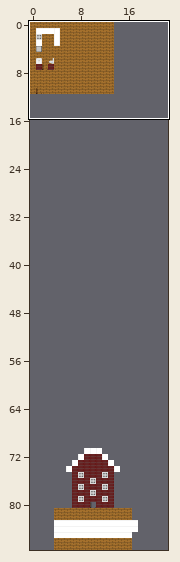
An edit to a level. Tiled map, assets/maps/home.tmx. Above, an overview of the earlier version with the close-up marked.
Close-up. Earlier state:
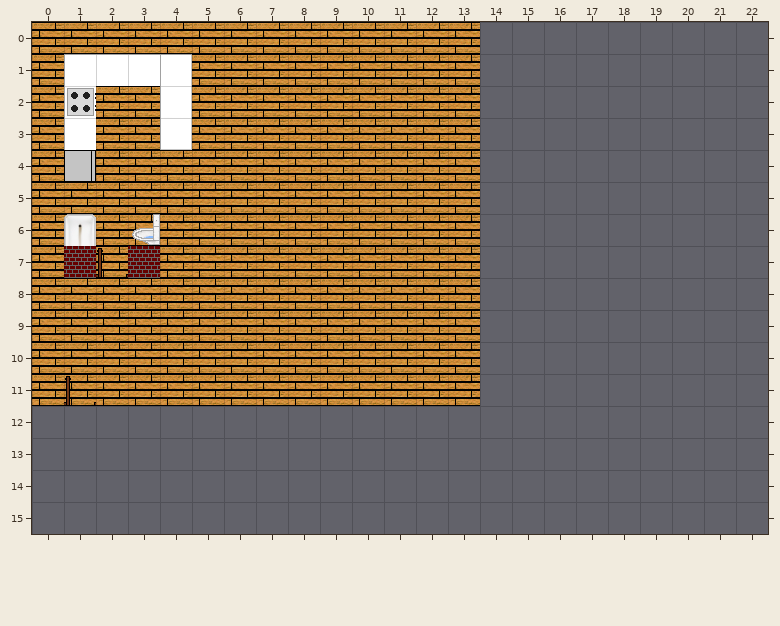
Cells are 32x32 px. Shown: x 0..22, y 0..15.
And afterwards:
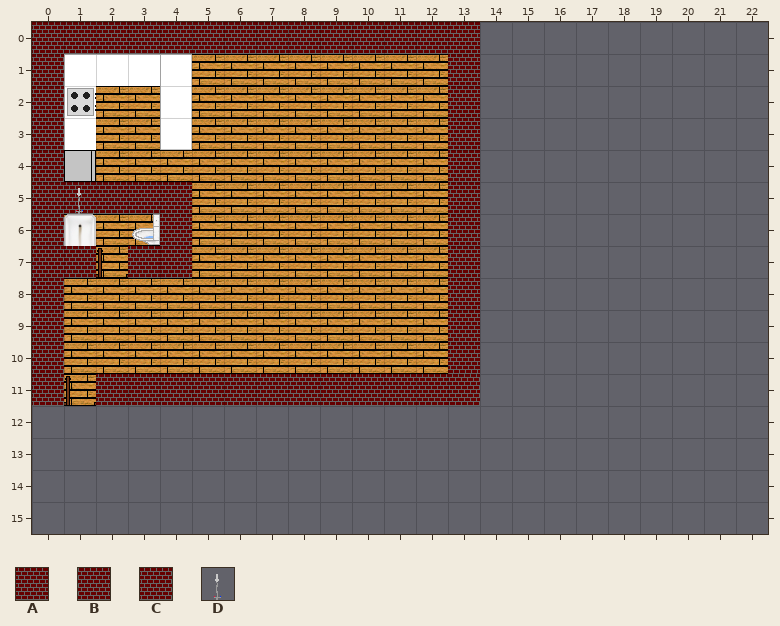
Key: from "home tileset": A 9, B 10, C 11, D 30.
_ is an empty cell.
Tiles of an added or newly shown layer are drawn over the layers below it.
Difference:
{"where": "layer \"wall\" (added)"}
{"y":0,"x":0,"old":"______________","new":"CABCABCABCABCA"}
{"y":1,"x":0,"old":"_","new":"C"}
{"y":1,"x":13,"old":"_","new":"A"}
{"y":2,"x":0,"old":"_","new":"C"}
{"y":2,"x":13,"old":"_","new":"A"}
{"y":3,"x":0,"old":"_","new":"C"}
{"y":3,"x":13,"old":"_","new":"A"}
{"y":4,"x":0,"old":"_","new":"C"}
{"y":4,"x":13,"old":"_","new":"A"}
{"y":5,"x":0,"old":"_____","new":"CABCA"}
{"y":5,"x":13,"old":"_","new":"A"}
{"y":6,"x":0,"old":"_","new":"C"}
{"y":6,"x":4,"old":"_","new":"A"}
{"y":6,"x":13,"old":"_","new":"A"}
{"y":7,"x":0,"old":"_","new":"C"}
{"y":7,"x":4,"old":"_","new":"A"}
{"y":7,"x":13,"old":"_","new":"A"}
{"y":8,"x":0,"old":"_","new":"C"}
{"y":8,"x":13,"old":"_","new":"A"}
{"y":9,"x":0,"old":"_","new":"C"}
{"y":9,"x":13,"old":"_","new":"A"}
{"y":10,"x":0,"old":"_","new":"C"}
{"y":10,"x":13,"old":"_","new":"A"}
{"y":11,"x":0,"old":"_","new":"C"}
{"y":11,"x":13,"old":"_","new":"C"}
{"where": "layer \"objects\""}
{"y":5,"x":1,"old":"_","new":"D"}
{"where": "layer \"wall_hidden2\" (added)"}
{"y":11,"x":2,"old":"___________","new":"ABCABCABCAB"}
